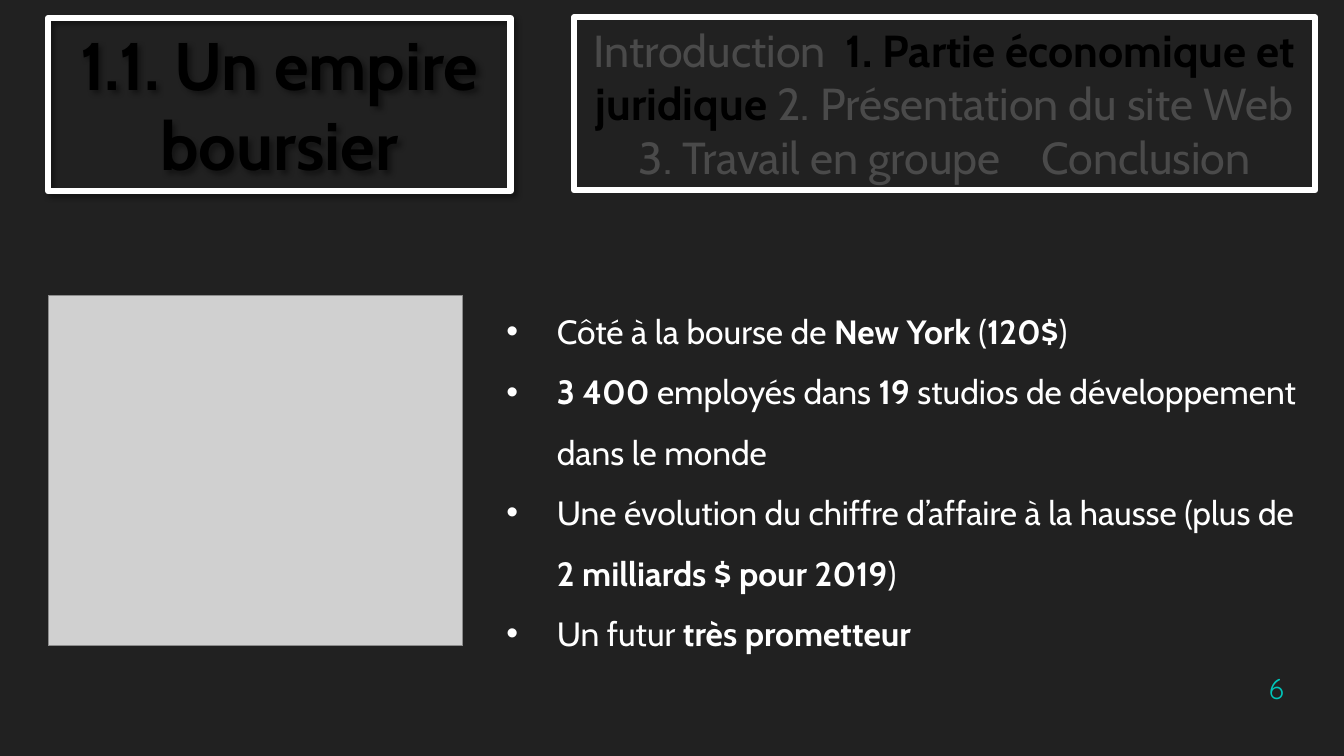
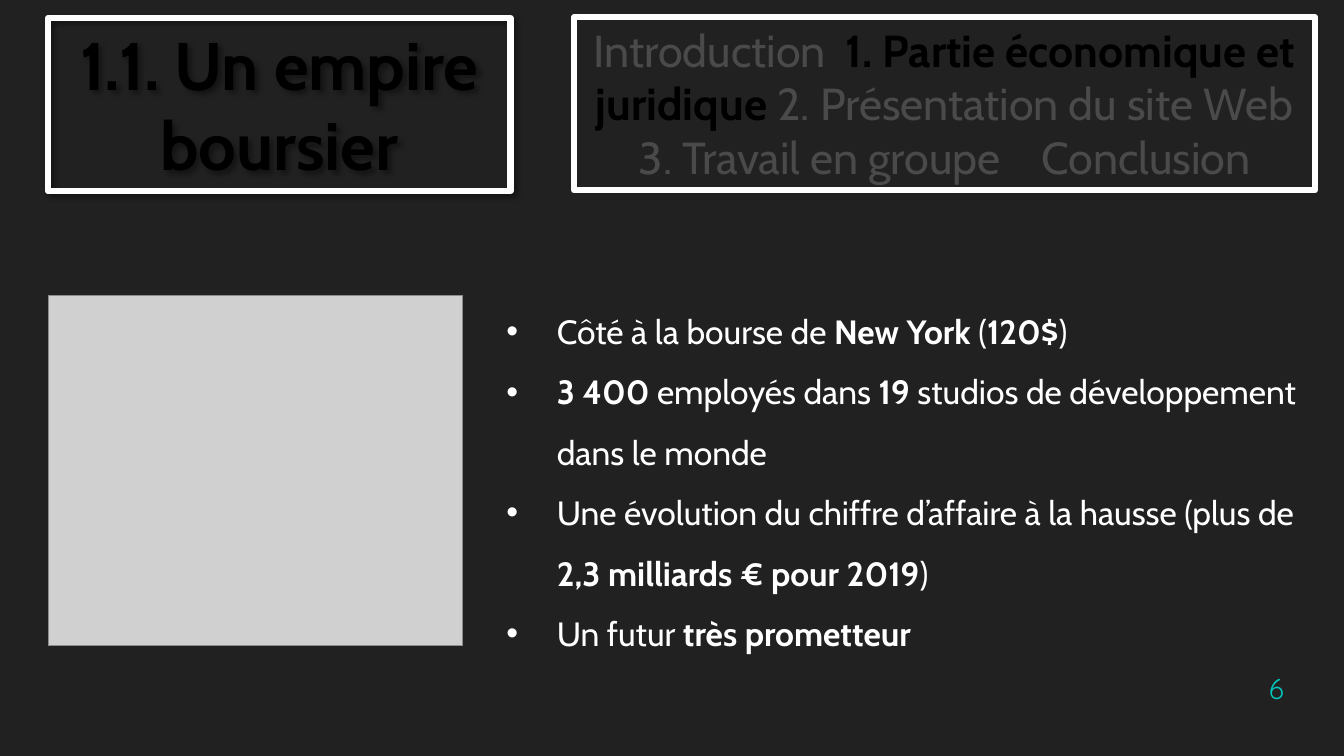
Before and after one commit to TheStaticTurtle/IUT_Website_TTI, a slide deck: slide 6 of Documents/Soutenance.pptx. Drawn at 1344x756 pixels with LibreOffice and Linux fonts; fonts in the diff are those of the drawing; grey boxes stand for pictures; background and template pictures are left out. Boxes give left, top, right and bottom in pixels: in the first picture for what was removed or moved away, otherwise in the second. Text is boxed around its words. In the diff, an @@ line names an element or a change of style, - is before the commit and + after.

```diff
--- a/Documents/Soutenance.pptx
+++ b/Documents/Soutenance.pptx
@@ text at (557,499,1294,594): text changed @@
-• Une évolution du chiffre d’affaire à la hausse (plus de 2 milliards $ pour 2019)
+• Une évolution du chiffre d’affaire à la hausse (plus de 2,3 milliards € pour 2019)
```
